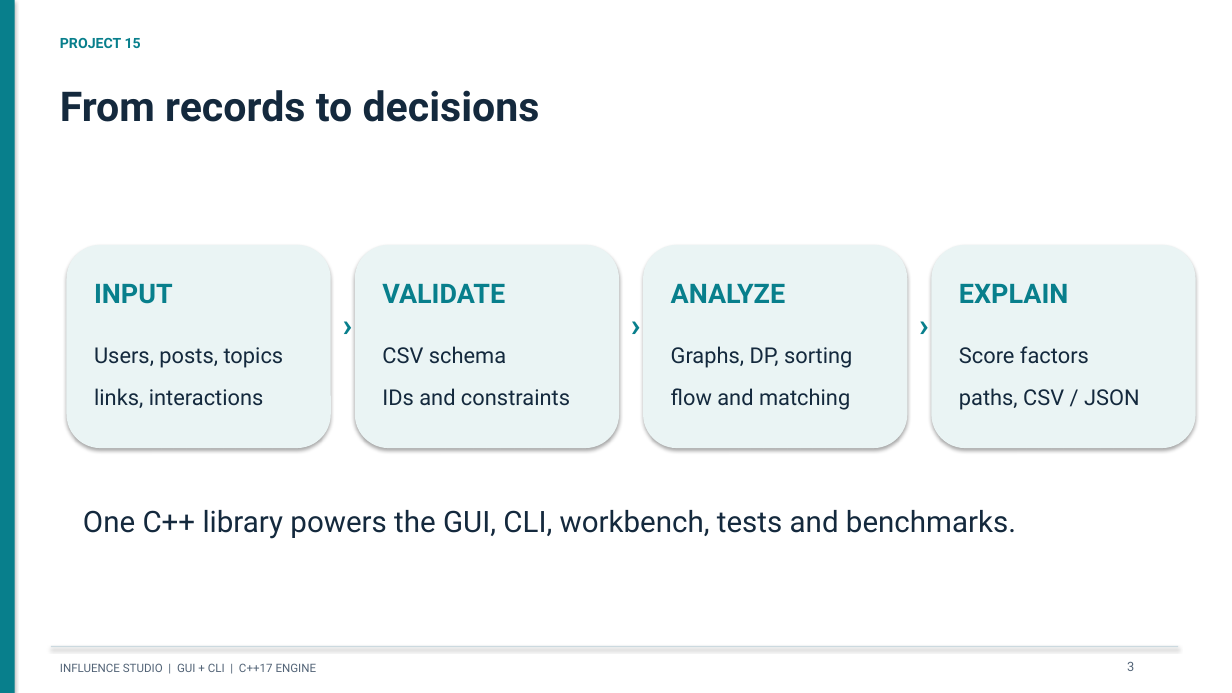
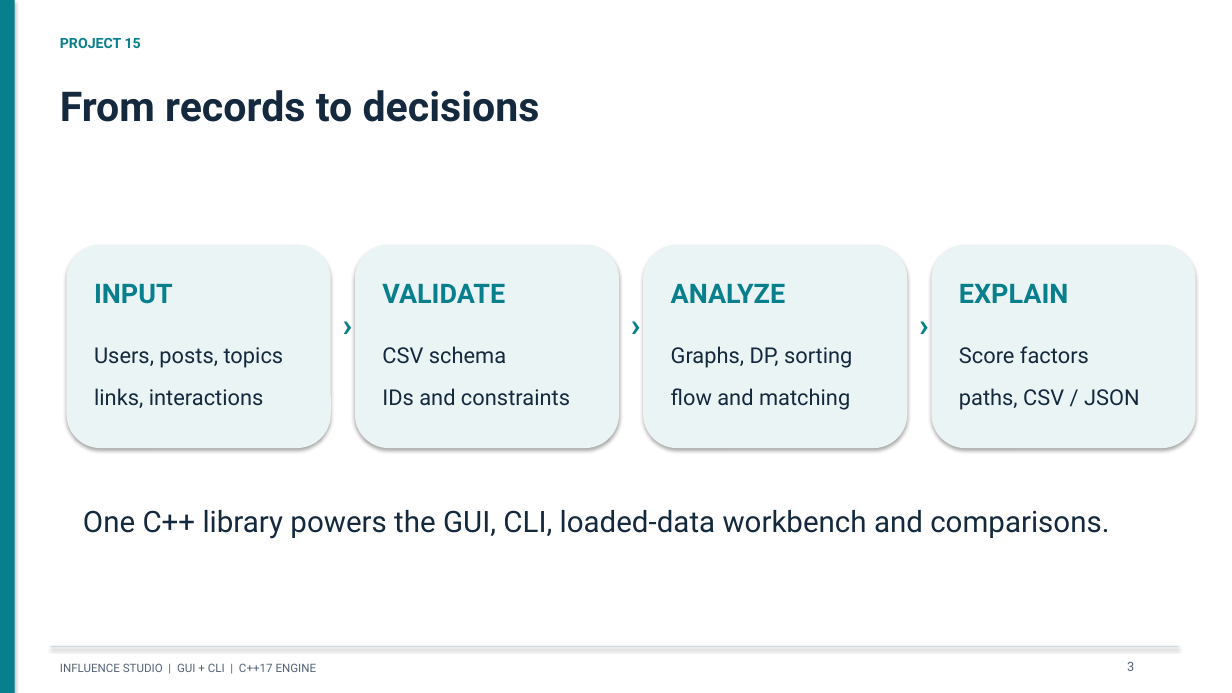
Before and after one commit to Aymuos22/nikita, a slide deck: slide 3 of docs/presentation/Project_15_Presentation.pptx. Drawn at 1232x693 pixels with LibreOffice and Linux fonts; fonts in the diff are those of the drawing. Boxes give left, top, right and bottom in pixels: in the first picture for what was removed or moved away, otherwise in the second. Text is boxed around its words. In the diff, an @@ line names an element or a change of style, - is before the commit and + after.

```diff
--- a/docs/presentation/Project_15_Presentation.pptx
+++ b/docs/presentation/Project_15_Presentation.pptx
@@ text at bbox=[83, 510, 1109, 539]: text changed @@
-One C++ library powers the GUI, CLI, workbench, tests and benchmarks.
+One C++ library powers the GUI, CLI, loaded-data workbench and comparisons.
```
Also in this commit, not shown: 3 other slides changed, 28 other files.
